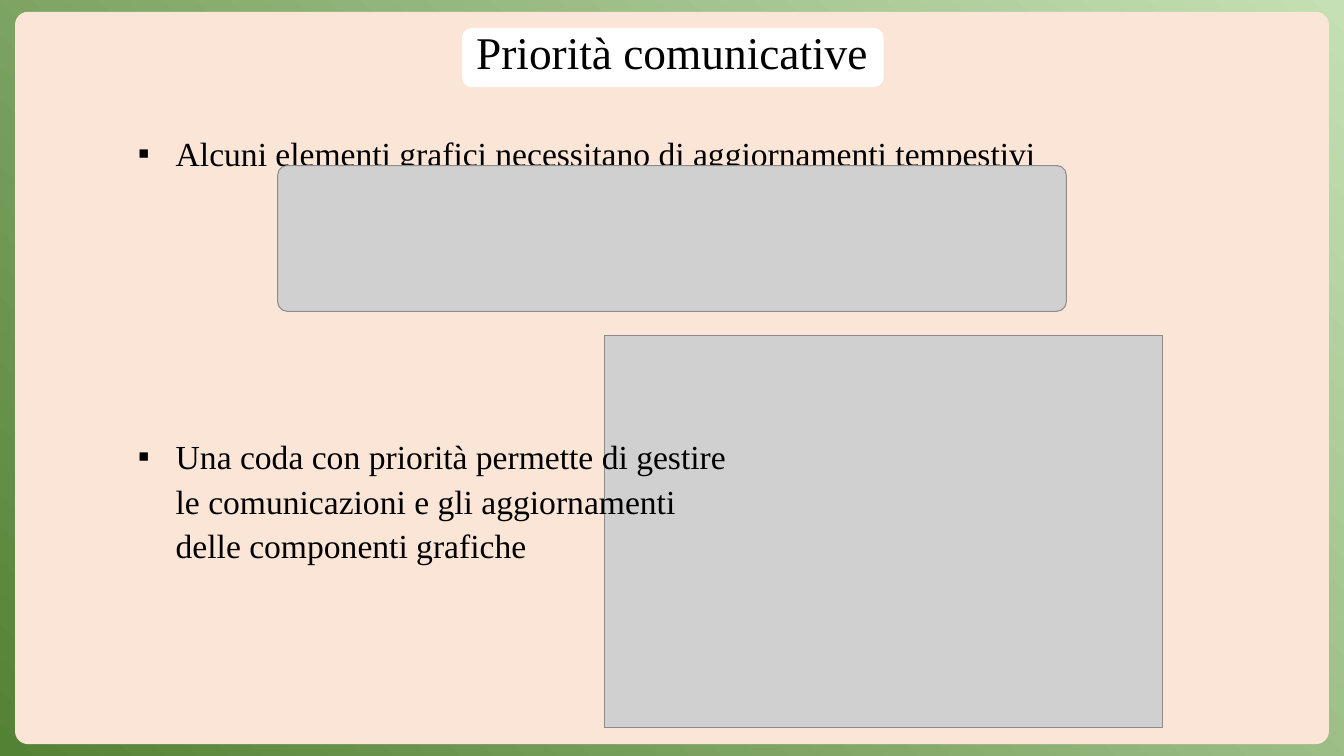
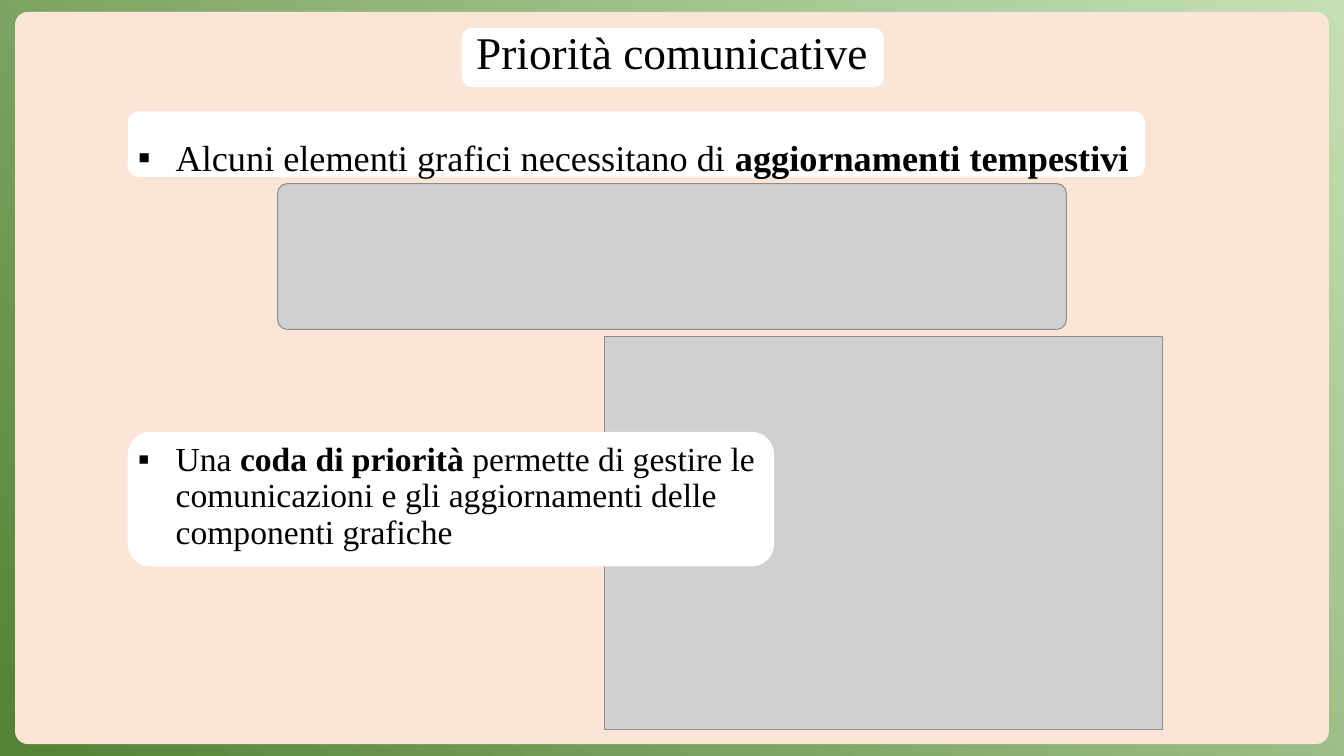
Before and after one commit to Anrighe/Tesi-Laurea-Triennale-Informatica-Unimore, a slide deck: slide 6 of Presentazione_Tesi_Triennale_Informatica_Unimore_2022_2023_Enrico_Marras_152336.pptx. Drawn at 1344x756 pixels with LibreOffice and Linux fonts; fonts in the diff are those of the drawing; grey boxes stand for pictures. Boxes give left, top, right and bottom in pixels: in the first picture for what was removed or moved away, otherwise in the second. Text is boxed around its words. In the diff, an @@ line names an element or a change of style, - is before the commit and + after.

```diff
--- a/Presentazione_Tesi_Triennale_Informatica_Unimore_2022_2023_Enrico_Marras_152336.pptx
+++ b/Presentazione_Tesi_Triennale_Informatica_Unimore_2022_2023_Enrico_Marras_152336.pptx
@@ subtitle "Alcuni elementi grafici necessitano di ..." at box(176, 145, 1129, 179): size 24 to 25.9 pt; bold on in "aggiornamenti tempestivi" @@
@@ rounded rectangle added at box(128, 112, 1145, 177), fill #FFFFFF @@
@@ picture: place and size @@
-picture at box(277, 165, 1066, 312)
+picture at box(277, 184, 1066, 330)
@@ rounded rectangle added at box(128, 432, 774, 566), fill #FFFFFF @@
@@ text at box(176, 447, 755, 550): text changed @@
-▪ Una coda con priorità permette di gestire le comunicazioni e gli aggiornamenti delle componenti grafiche
+▪ Una coda di priorità permette di gestire le comunicazioni e gli aggiornamenti delle componenti grafiche
```
Also in this commit, not shown: 3 other slides changed, 6 slides added.
